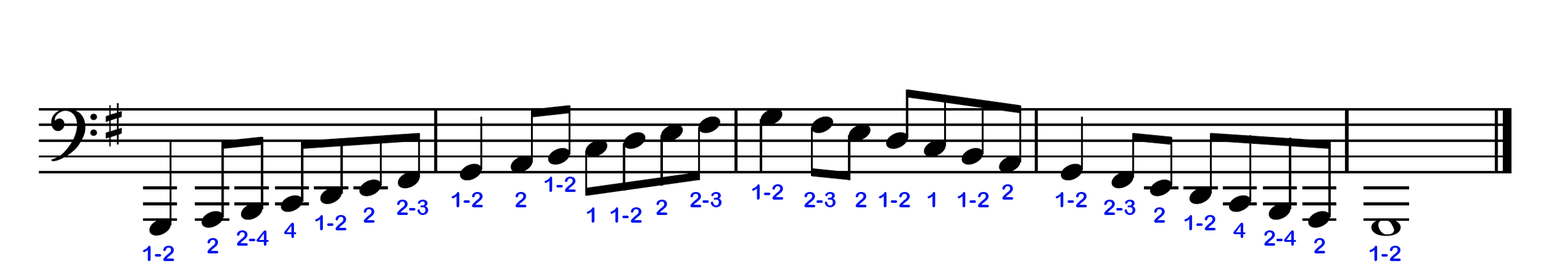
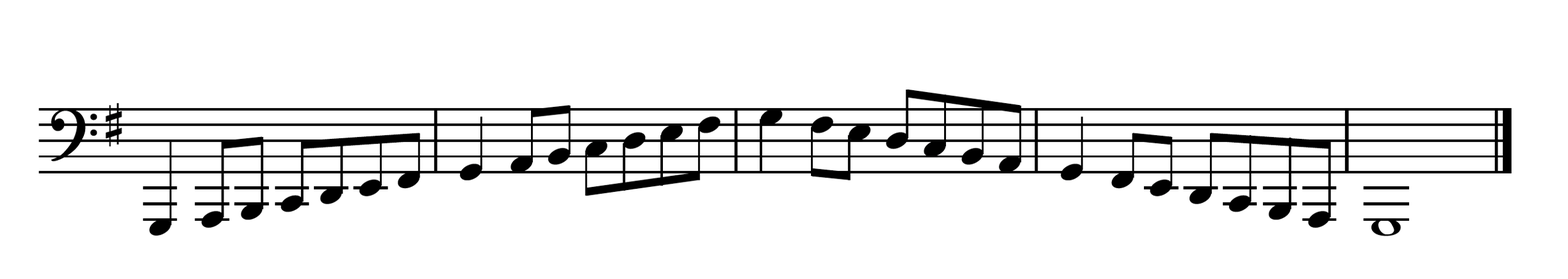
Two versions of the same layered image (1568 x 279). Layer-by-layer changes:
hid "4" (1st of 2) over [left=1233, top=222, right=1246, bottom=239]
hid "4" (2nd of 2) over [left=283, top=222, right=297, bottom=239]
hid "2" (2nd of 8) over [left=1313, top=238, right=1326, bottom=254]
hid "2" (3rd of 8) over [left=1153, top=207, right=1166, bottom=223]
hid "2" (4th of 8) over [left=1001, top=184, right=1014, bottom=200]
hid "2" (5th of 8) over [left=655, top=199, right=668, bottom=216]
hid "2" (6th of 8) over [left=514, top=192, right=527, bottom=208]
hid "2-3" (1st of 4) over [left=803, top=192, right=836, bottom=208]
hid "2-3" (2nd of 4) over [left=689, top=192, right=722, bottom=208]
hid "2-3" (3rd of 4) over [left=1103, top=199, right=1136, bottom=216]
hid "2-3" (4th of 4) over [left=396, top=199, right=429, bottom=216]
hid "1-2" (1st of 11) over [left=610, top=207, right=642, bottom=223]
hid "1-2" (2nd of 11) over [left=878, top=192, right=911, bottom=208]
hid "1-2" (3rd of 11) over [left=751, top=184, right=784, bottom=200]
hid "1-2" (4th of 11) over [left=957, top=192, right=989, bottom=208]
hid "1-2" (5th of 11) over [left=544, top=176, right=576, bottom=193]
hid "1-2" (6th of 11) over [left=1184, top=215, right=1216, bottom=231]
hid "1-2" (7th of 11) over [left=1055, top=192, right=1087, bottom=208]
hid "1-2" (8th of 11) over [left=451, top=192, right=483, bottom=208]
hid "1-2" (9th of 11) over [left=315, top=215, right=347, bottom=231]
hid "2-4" (1st of 2) over [left=1263, top=230, right=1297, bottom=246]
hid "2-4" (2nd of 2) over [left=236, top=230, right=270, bottom=246]
hid "1-2" (10th of 11) over [left=1369, top=245, right=1401, bottom=262]
hid "1-2" (11th of 11) over [left=142, top=245, right=175, bottom=262]
…and 5 more changes (5 visibility)
